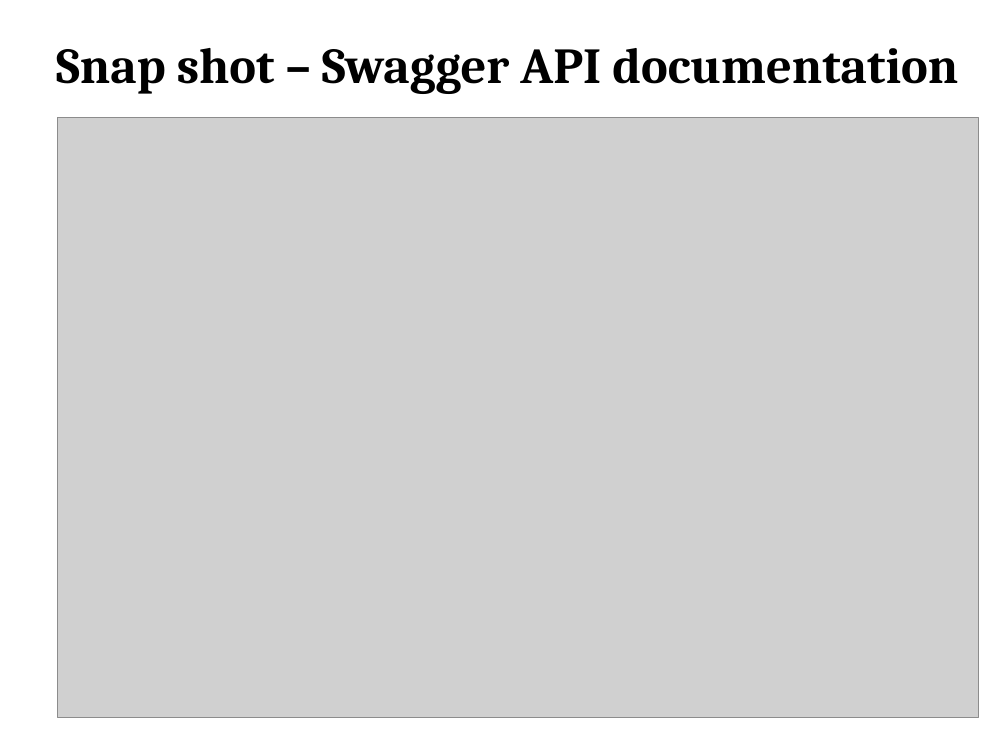
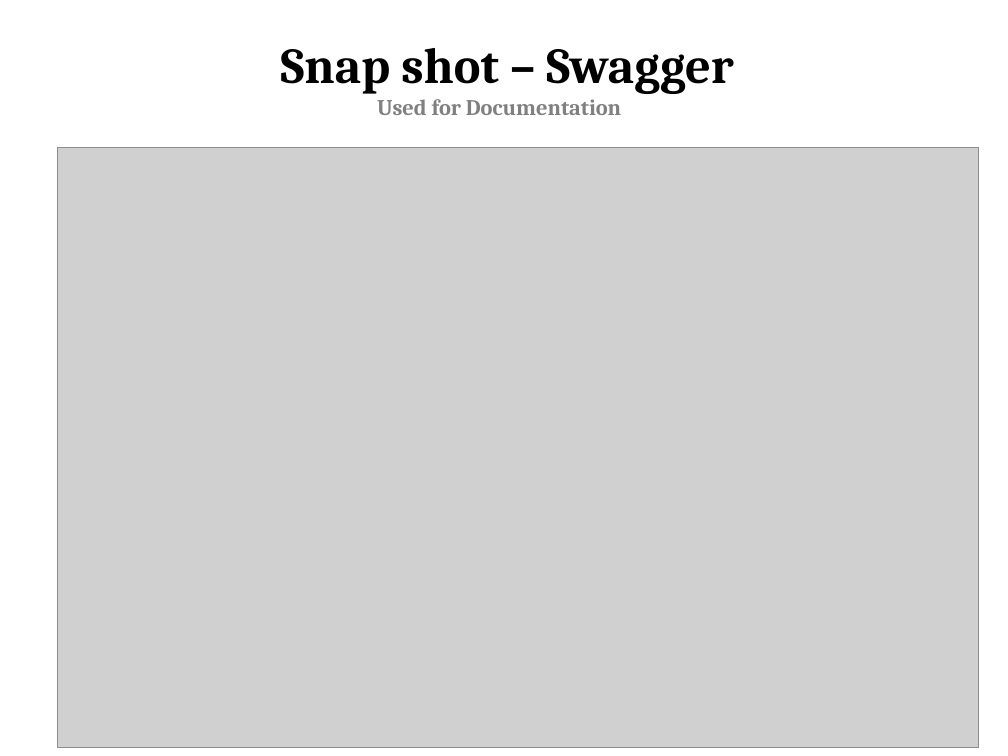
Before and after one commit to Shanmugaks/DTA, a slide deck: slide 15 of Documents/Shanmuga_Assignment.pptx (slide 12 before the commit). Drawn at 1008x756 pixels with LibreOffice and Linux fonts; fonts in the diff are those of the drawing; grey boxes stand for pictures. Boxes give left, top, right and bottom in pixels: in the first picture for what was removed or moved away, otherwise in the second. Text is boxed around its words. In the diff, an @@ line names an element or a change of style, - is before the commit and + after.

```diff
--- a/Documents/Shanmuga_Assignment.pptx
+++ b/Documents/Shanmuga_Assignment.pptx
@@ title at (281,48,733,94): text changed @@
-Snap shot – Swagger API documentation
+Snap shot – Swagger
@@ text added at (377,99,621,115), 16 pt, text #808080, bold @@
+Used for Documentation
@@ picture: place and size @@
-picture at (57,118,979,718)
+picture at (57,148,979,748)
```
Also in this commit, not shown: 9 other slides changed, 4 slides added.
